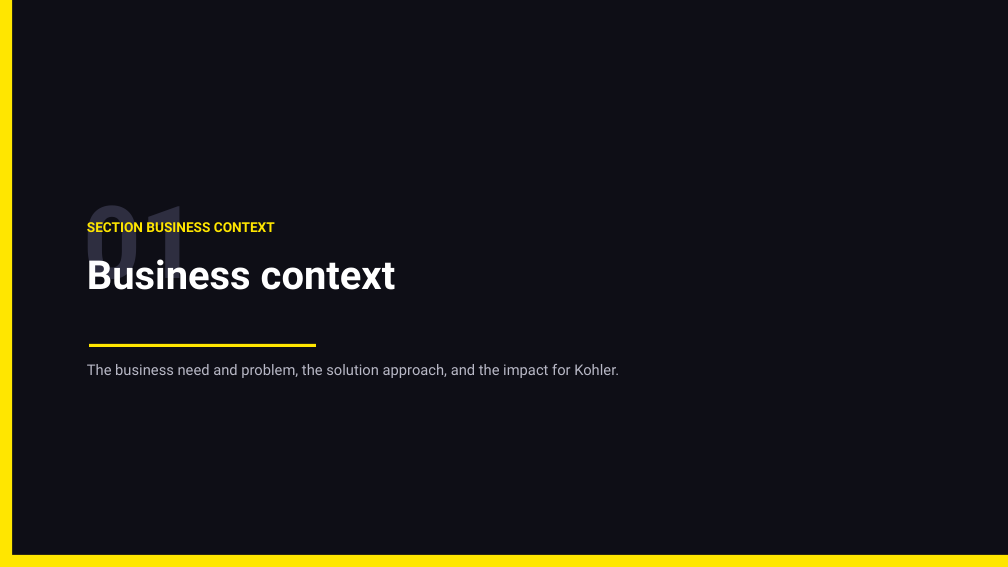
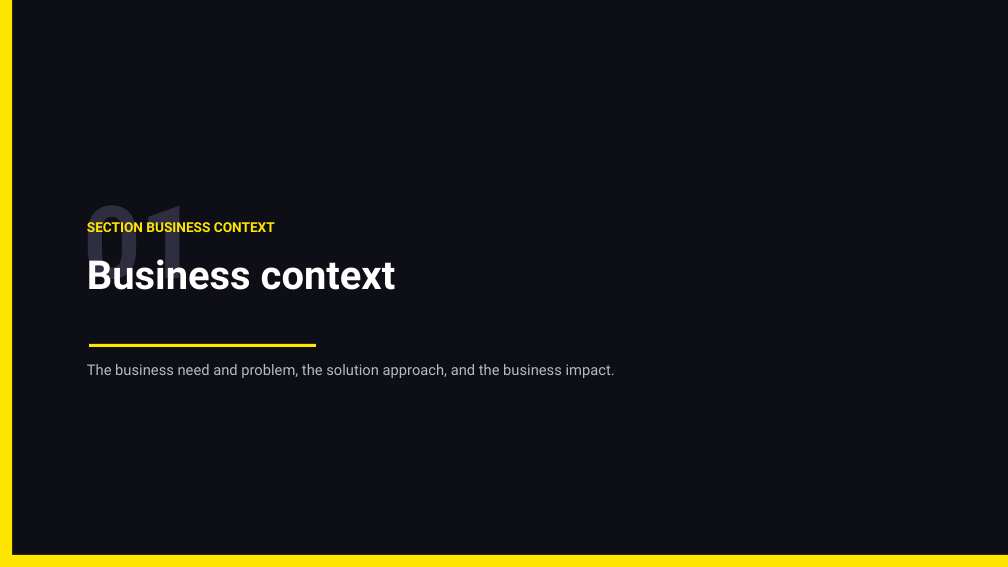
Before and after one commit to sanjayk-ey/pofullfilmentpoc, a slide deck: slide 2 of demo/PO-Fulfillment-Orchestration-Architecture.pptx. Drawn at 1008x567 pixels with LibreOffice and Linux fonts; fonts in the diff are those of the drawing. Boxes give left, top, right and bottom in pixels: in the first picture for what was removed or moved away, otherwise in the second. Text is boxed around its words. In the diff, an @@ line names an element or a change of style, - is before the commit and + after.

```diff
--- a/demo/PO-Fulfillment-Orchestration-Architecture.pptx
+++ b/demo/PO-Fulfillment-Orchestration-Architecture.pptx
@@ text at (87,364,615,378): text changed @@
-The business need and problem, the solution approach, and the impact for Kohler.
+The business need and problem, the solution approach, and the business impact.
```
Also in this commit, not shown: 18 other slides changed, 1 other file.
